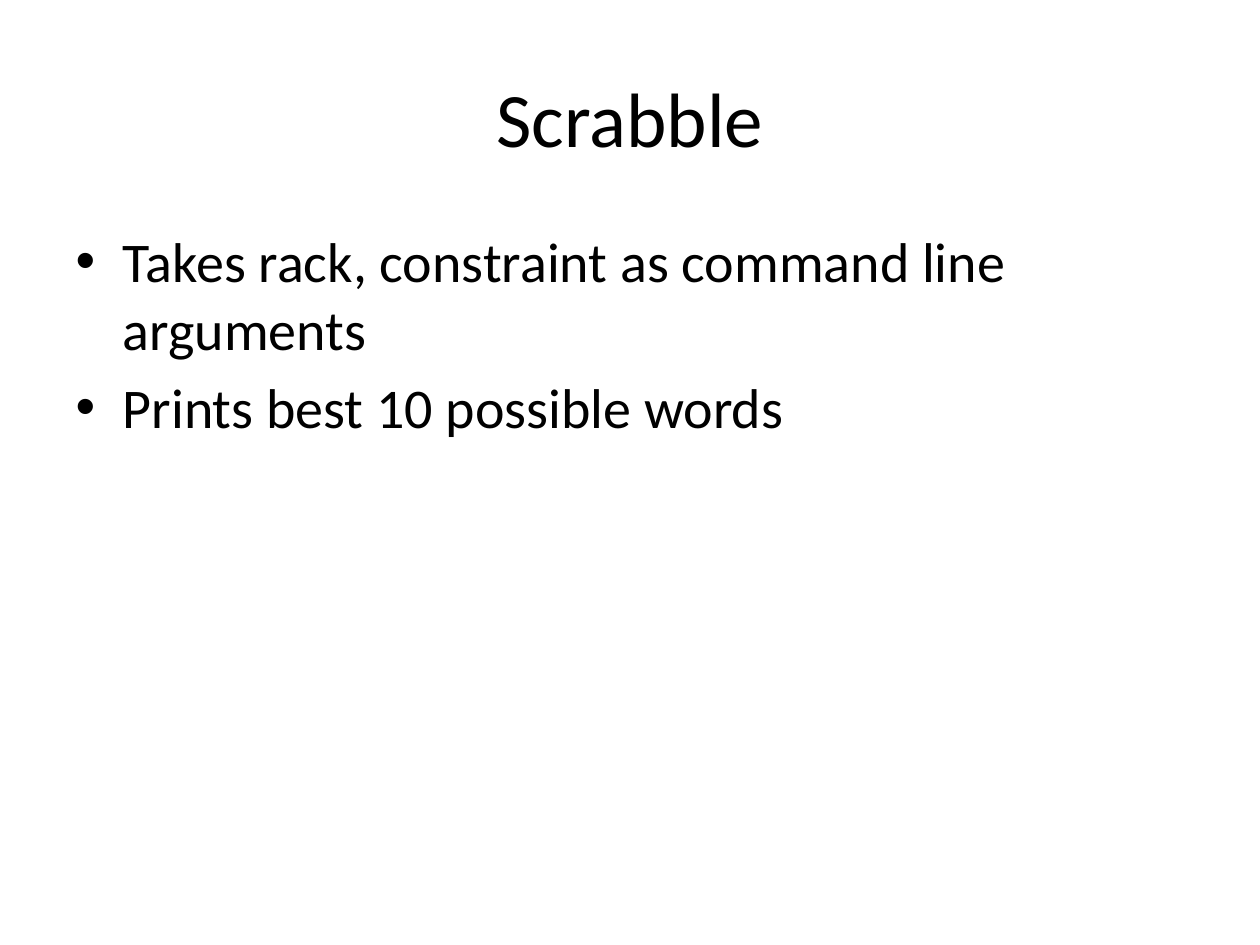
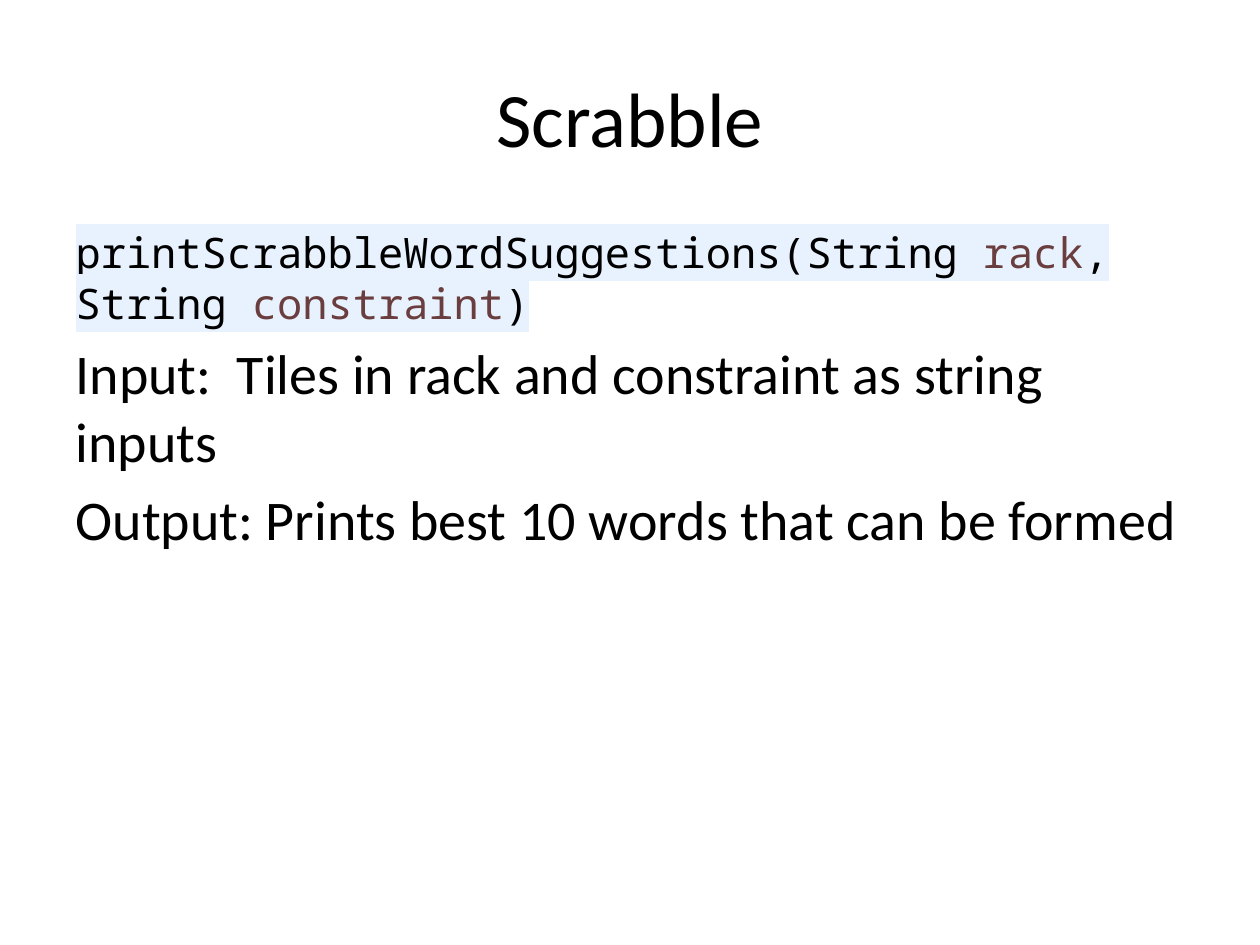
Before and after one commit to apoorvumang/Scrabble, a slide deck: slide 7 of Scrabble Word Suggestor.pptx. Drawn at 1260x945 pixels with LibreOffice and Linux fonts; fonts in the diff are those of the drawing. Boxes give left, top, right and bottom in pixels: in the first picture for what was removed or moved away, otherwise in the second. Text is boxed around its words. In the diff, an @@ line names an element or a change of style, - is before the commit and + after.

Commit message:
changed printutility to sortutility

```diff
--- a/Scrabble Word Suggestor.pptx
+++ b/Scrabble Word Suggestor.pptx
@@ text at bbox=[76, 236, 1176, 549]: text changed @@
-• Takes rack, constraint as command line arguments
-• Prints best 10 possible words
+printScrabbleWordSuggestions(String rack, String constraint)
+Input: Tiles in rack and constraint as string inputs
+Output: Prints best 10 words that can be formed
```
Also in this commit, not shown: 1 other slide changed, 5 other files.
